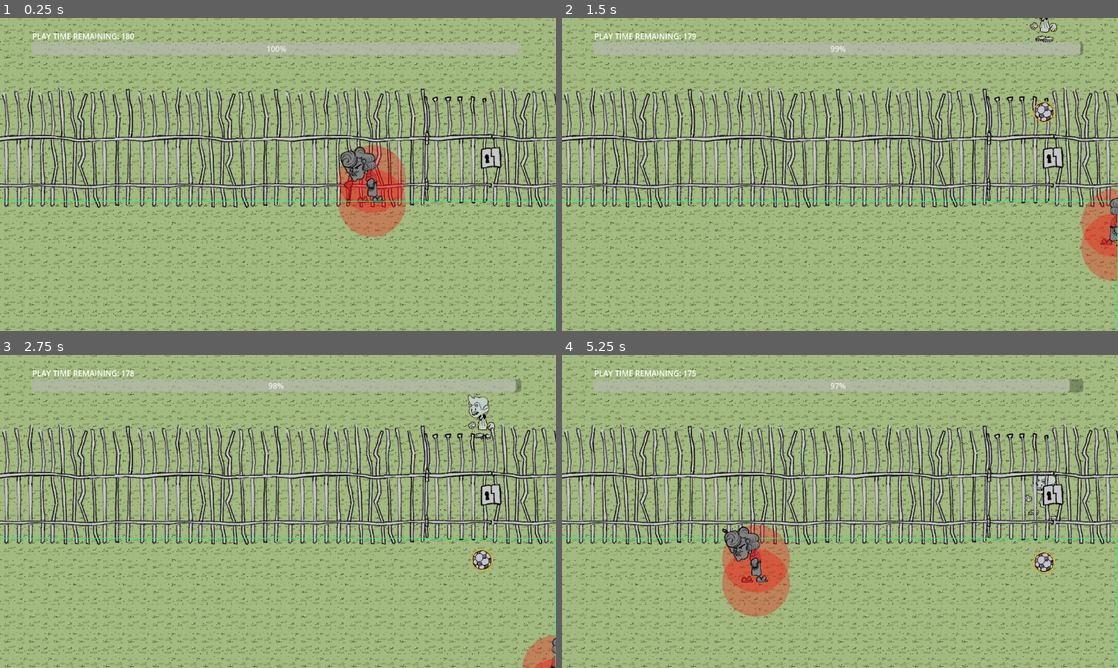
Above: before the commit, frames 1-4 (two rows, left to right).
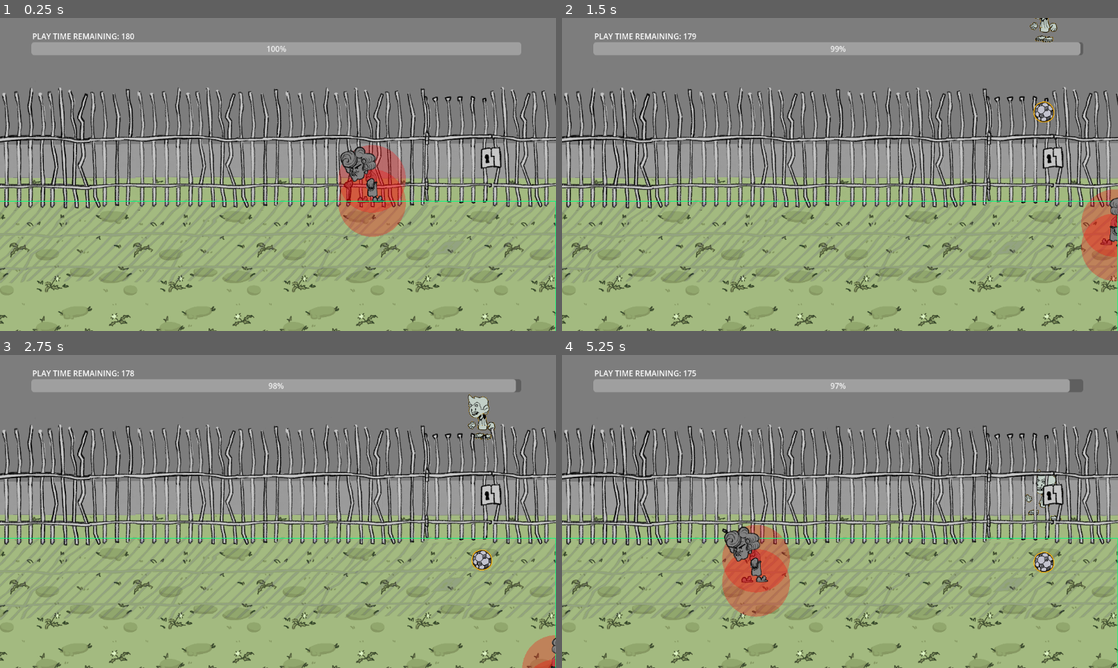
Above: after the commit, the same moments.

Repository: exe4que/ViejaDeM2024
Game: Godot game, scene res://Scenes/escena.tscn
The game is run twice, just before and just after one commit, with the same random seed, the same clock (stepped at 60 frames per second) and the same inputs.
Inputs (mouse positions are in pixels of both pictures, inside the frame that each line leads up to):
- Up to frame 1 (0.25 s): no input
- Up to frame 2 (1.5 s): move the mouse to (962, 158) at 0.52 s; hold Right (right) 0.53-1.28 s; click (962, 158) at 0.6 s; move the mouse to (728, 190) at 1.27 s; hold Down (down) from 1.28 s (still down); right-click (728, 190) at 1.35 s
- Up to frame 3 (2.75 s): move the mouse to (333, 442) at 2.02 s; release Down (down) at 2.03 s; hold Right (right) from 2.03 s (still down); click (333, 442) at 2.1 s
- Up to frame 4 (5.25 s): move the mouse to (812, 574) at 2.77 s; release Right (right) at 2.78 s; hold Up (up) 2.78-3.53 s; right-click (812, 574) at 2.85 s; move the mouse to (1006, 558) at 3.52 s; hold Left (left) 3.53-5.03 s; click (1006, 558) at 3.6 s; move the mouse to (673, 464) at 4.27 s; right-click (673, 464) at 4.35 s; move the mouse to (867, 511) at 5.02 s; hold Down (down) from 5.03 s (still down); click (867, 511) at 5.1 s

The runs differ from the first frame. In frame 1, 47% of the frame differs, in the area x 0-100%, y 0-100%; in frame 2, 47%; in frame 3, 47%; in frame 4, 47%.

Commit message:
Se agrego la Street papaaa

Diff:
--- a/Scenes/escena.tscn
+++ b/Scenes/escena.tscn
@@ -1,8 +1,9 @@
-[gd_scene load_steps=11 format=3 uid="uid://bnmcl3qrekm8k"]
+[gd_scene load_steps=13 format=3 uid="uid://bnmcl3qrekm8k"]
 
 [ext_resource type="Script" path="res://Scripts/DebugScene.gd" id="1_628yi"]
-[ext_resource type="Texture2D" uid="uid://wog7rwn46wke" path="res://Textures/Environment/grass.png" id="1_u5buj"]
+[ext_resource type="Texture2D" path="res://Textures/Environment/grass.png" id="1_u5buj"]
 [ext_resource type="PackedScene" uid="uid://caq41wdo3qewc" path="res://Scenes/vieja.tscn" id="1_vp1px"]
+[ext_resource type="Texture2D" uid="uid://clh6yd21eck1v" path="res://Textures/Environment/vereda.png" id="2_2n4fh"]
 [ext_resource type="PackedScene" uid="uid://cydsaglb1qu3" path="res://Scenes/spawner.tscn" id="4_77kjh"]
 [ext_resource type="Texture2D" uid="uid://btne8yxjfltkr" path="res://Textures/Environment/Fence.png" id="5_agcqf"]
 [ext_resource type="Texture2D" uid="uid://46s6p0ew4yq2" path="res://Textures/Environment/Fence_gate.png" id="6_s2ihq"]
@@ -10,6 +11,7 @@
 [ext_resource type="PackedScene" uid="uid://dcr2qasis47p6" path="res://Scenes/canvas_layer.tscn" id="8_4baee"]
 [ext_resource type="AudioStream" uid="uid://cfy1ojc5i0f6c" path="res://Audio/knife.mp3" id="8_kqu12"]
 [ext_resource type="AudioStream" uid="uid://dxd65jjvlu76" path="res://Audio/stabBall.mp3" id="9_n3qgp"]
+[ext_resource type="Texture2D" uid="uid://cdp2qk63i7u0s" path="res://Textures/Environment/calle.png" id="12_btqn4"]
 
 [node name="Node2D" type="Node2D"]
 
@@ -17,12 +19,81 @@
 z_index = -4096
 texture_repeat = 2
 position = Vector2(632, 347)
-scale = Vector2(0.05, 0.05)
+scale = Vector2(0.25, 0.25)
 texture = ExtResource("1_u5buj")
 region_enabled = true
 region_rect = Rect2(0, 0, 30000, 30000)
 metadata/_edit_lock_ = true
 
+[node name="Vereda" type="Sprite2D" parent="Hqdefault"]
+position = Vector2(-2928.5, -81)
+texture = ExtResource("2_2n4fh")
+
+[node name="Vereda2" type="Sprite2D" parent="Hqdefault"]
+position = Vector2(-1908.5, -77)
+texture = ExtResource("2_2n4fh")
+
+[node name="Vereda3" type="Sprite2D" parent="Hqdefault"]
+position = Vector2(-892.5, -81)
+texture = ExtResource("2_2n4fh")
+
+[node name="Vereda4" type="Sprite2D" parent="Hqdefault"]
+position = Vector2(131.5, -77)
+texture = ExtResource("2_2n4fh")
+
+[node name="Vereda5" type="Sprite2D" parent="Hqdefault"]
+position = Vector2(1155.5, -73)
+texture = ExtResource("2_2n4fh")
+
+[node name="Vereda6" type="Sprite2D" parent="Hqdefault"]
+position = Vector2(2055.5, -73)
+texture = ExtResource("2_2n4fh")
+
+[node name="Vereda7" type="Sprite2D" parent="Hqdefault"]
+position = Vector2(2955, -76)
+texture = ExtResource("2_2n4fh")
+
+[node name="Vereda8" type="Sprite2D" parent="Hqdefault"]
+position = Vector2(3971, -76)
+texture = ExtResource("2_2n4fh")
+
+[node name="Vereda9" type="Sprite2D" parent="Hqdefault"]
+position = Vector2(-3948.5, -81)
+texture = ExtResource("2_2n4fh")
+
+[node name="Calle" type="Sprite2D" parent="Hqdefault"]
+position = Vector2(2919, -860)
+texture = ExtResource("12_btqn4")
+
+[node name="Calle2" type="Sprite2D" parent="Hqdefault"]
+position = Vector2(1919, -864)
+texture = ExtResource("12_btqn4")
+
+[node name="Calle3" type="Sprite2D" parent="Hqdefault"]
+position = Vector2(911, -860)
+texture = ExtResource("12_btqn4")
+
+[node name="Calle4" type="Sprite2D" parent="Hqdefault"]
+position = Vector2(-113, -856)
+texture = ExtResource("12_btqn4")
+
+[node name="Calle5" type="Sprite2D" parent="Hqdefault"]
+position = Vector2(-1081, -856)
+texture = ExtResource("12_btqn4")
+
+[node name="Calle6" type="Sprite2D" parent="Hqdefault"]
+position = Vector2(-2041, -852)
+texture = ExtResource("12_btqn4")
+
+[node name="Calle7" type="Sprite2D" parent="Hqdefault"]
+position = Vector2(-3049, -852)
+texture = ExtResource("12_btqn4")
+
+[node name="Calle8" type="Sprite2D" parent="Hqdefault"]
+position = Vector2(-17, -1860)
+scale = Vector2(8.04, 1)
+texture = ExtResource("12_btqn4")
+
 [node name="Vieja" parent="." instance=ExtResource("1_vp1px")]
 position = Vector2(771, 383)
 speed = 500.0
@@ -41,6 +112,12 @@
 scale = Vector2(0.3, 0.3)
 texture = ExtResource("5_agcqf")
 
+[node name="Fence5" type="Sprite2D" parent="."]
+z_index = -100
+position = Vector2(34, 251)
+scale = Vector2(0.3, 0.3)
+texture = ExtResource("5_agcqf")
+
 [node name="Fence2" type="Sprite2D" parent="."]
 z_index = -100
 position = Vector2(340, 249)
@@ -63,6 +140,51 @@
 z_index = -100
 position = Vector2(951, 248)
 scale = Vector2(0.3, 0.3)
+texture = ExtResource("6_s2ihq")
+
+[node name="Fence6" type="Sprite2D" parent="."]
+modulate = Color(0.164706, 0, 0.678431, 0.121569)
+z_index = -100
+position = Vector2(-23.9095, 449.7)
+rotation = -6.28319
+scale = Vector2(0.3, 0.3)
+skew = 0.802851
+texture = ExtResource("5_agcqf")
+
+[node name="Fence7" type="Sprite2D" parent="."]
+modulate = Color(0.164706, 0, 0.678431, 0.121569)
+z_index = -100
+position = Vector2(282.091, 447.7)
+rotation = -6.28319
+scale = Vector2(0.3, 0.3)
+skew = 0.802851
+texture = ExtResource("5_agcqf")
+
+[node name="Fence8" type="Sprite2D" parent="."]
+modulate = Color(0.164706, 0, 0.678431, 0.121569)
+z_index = -100
+position = Vector2(589.091, 447.7)
+rotation = -6.28319
+scale = Vector2(0.3, 0.3)
+skew = 0.802851
+texture = ExtResource("5_agcqf")
+
+[node name="Fence9" type="Sprite2D" parent="."]
+modulate = Color(0.164706, 0, 0.678431, 0.121569)
+z_index = -100
+position = Vector2(1197.09, 446.7)
+rotation = -6.28319
+scale = Vector2(0.3, 0.3)
+skew = 0.802851
+texture = ExtResource("5_agcqf")
+
+[node name="FenceGate2" type="Sprite2D" parent="."]
+modulate = Color(0.164706, 0, 0.678431, 0.121569)
+z_index = -100
+position = Vector2(893.091, 446.7)
+rotation = -6.28319
+scale = Vector2(0.3, 0.3)
+skew = 0.802851
 texture = ExtResource("6_s2ihq")
 
 [node name="Music" type="AudioStreamPlayer2D" parent="."]
Binary file added: Textures/Environment/calle.png
Not shown, added: Textures/Environment/calle.png.import
Binary file added: Textures/Environment/vereda.png
Not shown, added: Textures/Environment/vereda.png.import
